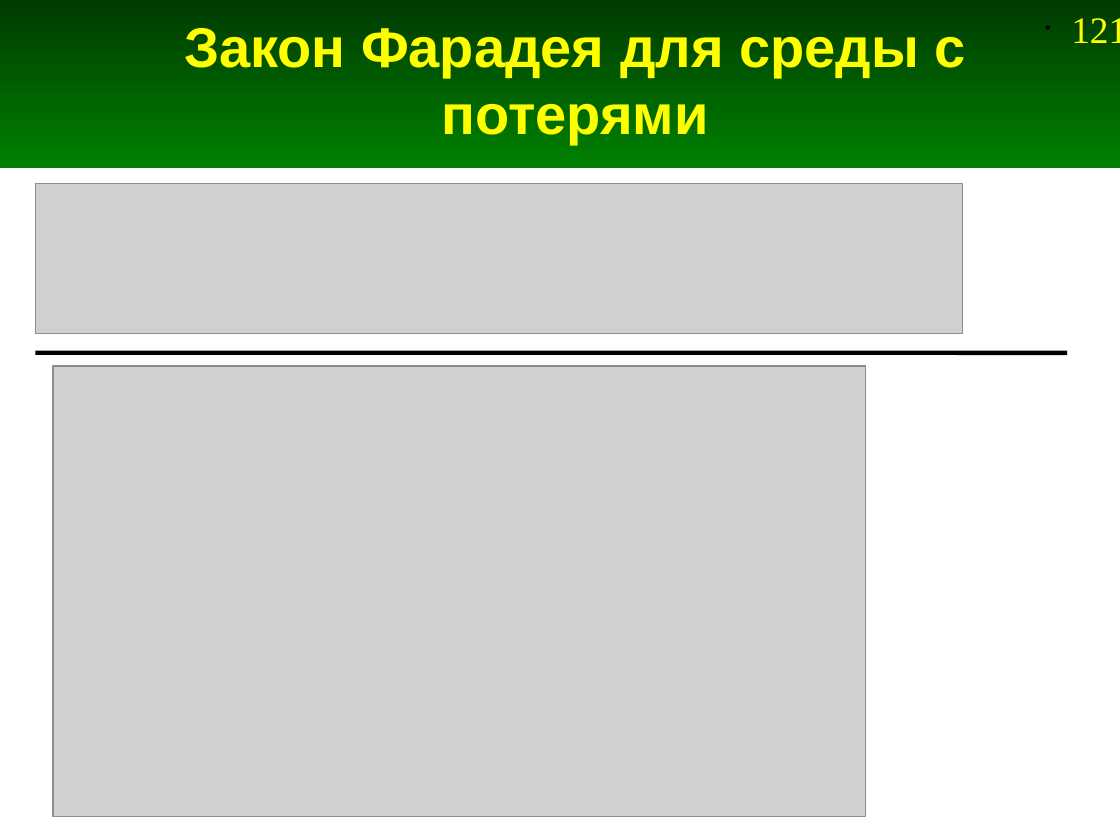
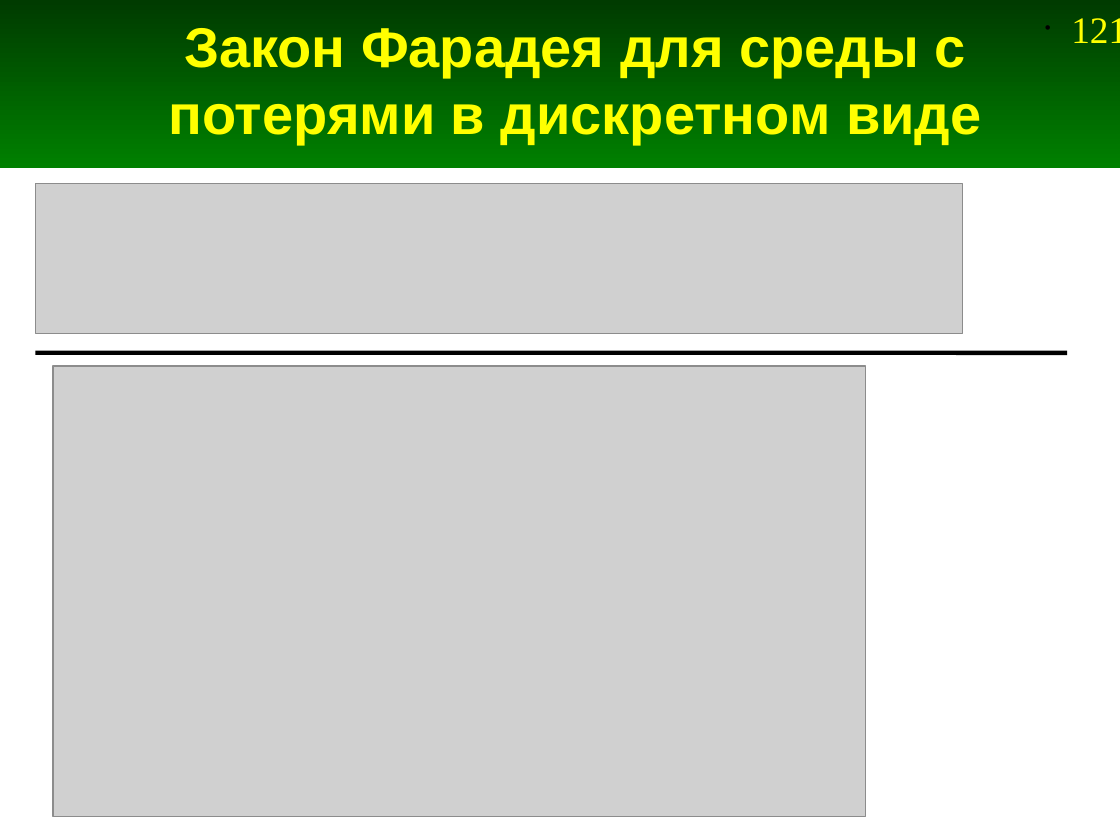
Before and after one commit to andris0147sv/modelling, a slide deck: slide 121 of presentations/2. FDTD.odp. Drawn at 1120x840 pixels with LibreOffice and Linux fonts; fonts in the diff are those of the drawing; grey boxes stand for pictures. Boxes give left, top, right and bottom in pixels: in the first picture for what was removed or moved away, otherwise in the second. Text is boxed around its words. In the diff, an @@ line names an element or a change of style, - is before the commit and + after.

```diff
--- a/presentations/2. FDTD.odp
+++ b/presentations/2. FDTD.odp
@@ title at (168, 28, 981, 144): text changed @@
-Закон Фарадея для среды с потерями
+Закон Фарадея для среды с потерями в дискретном виде
```
Also in this commit, not shown: 18 other slides changed, 2 slides added, 2 slides removed, 1 other file.
